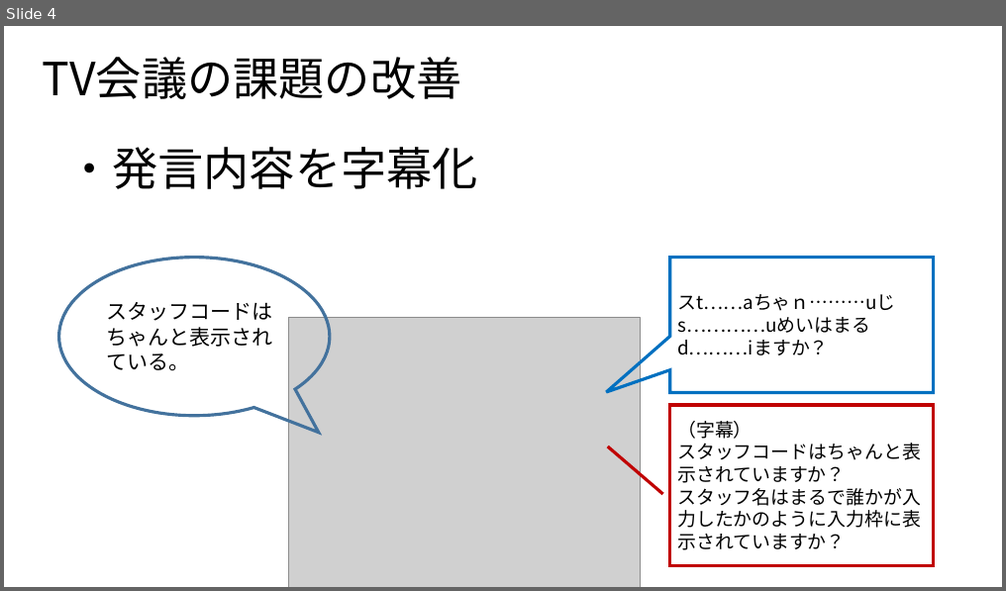
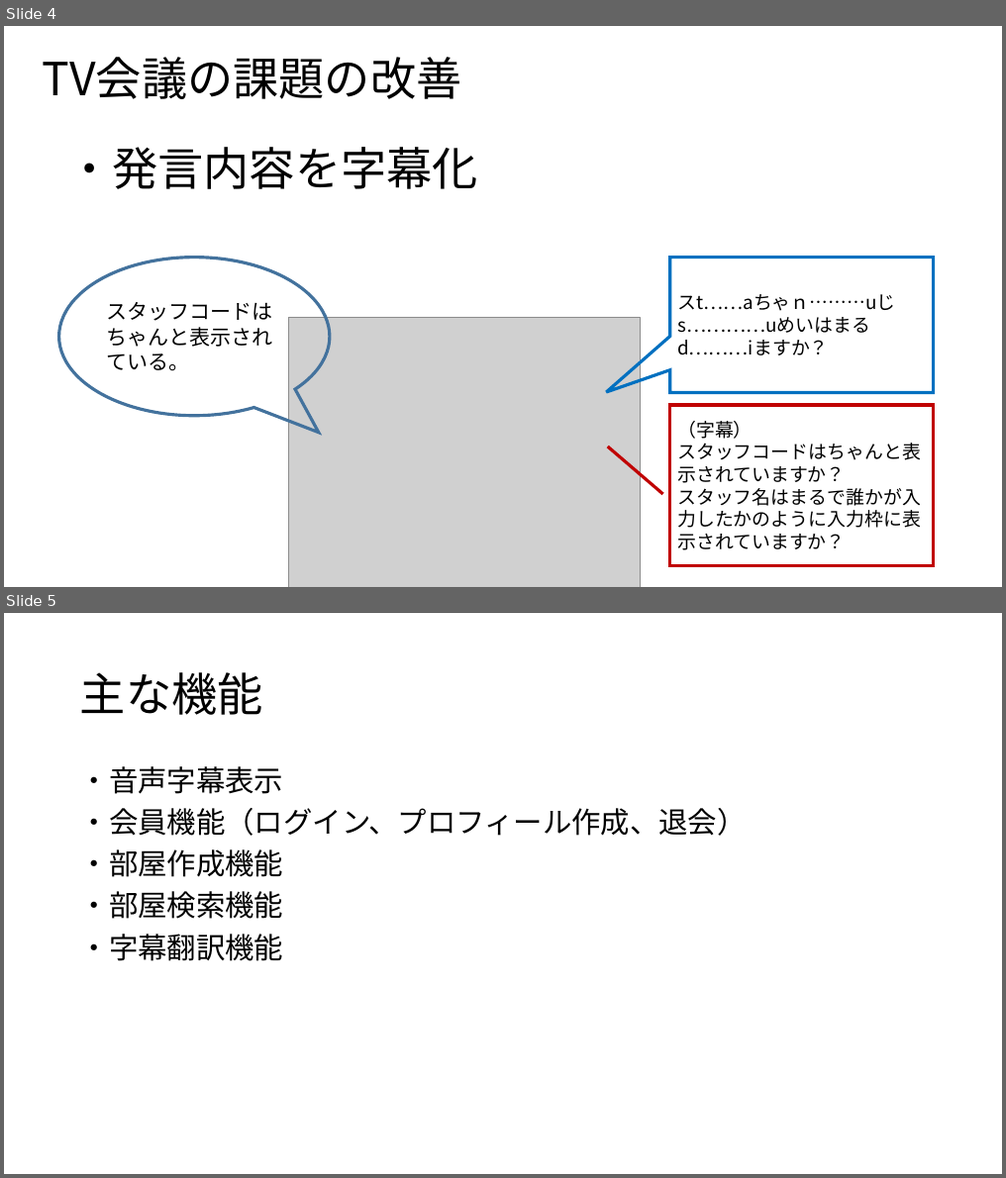
Before and after one commit to AdiosSora/subcall_cosmo, a slide deck: テレワークにおけるテレビ会議の改善.pptx. Shown one above the other, each under a label of ours: slide 4 before the commit, slides 4 and 5 after it. The pictures are 1006x591 and 1006x1178 pixels, drawn with LibreOffice and Linux fonts; fonts in the diff are those of the drawing; grey boxes stand for pictures. Boxes give left, top, right and bottom in pixels: in the first picture for what was removed or moved away, otherwise in the second. Text is boxed around its words. In the diff, an @@ line names an element or a change of style, - is before the commit and + after.

```diff
--- a/テレワークにおけるテレビ会議の改善.pptx
+++ b/テレワークにおけるテレビ会議の改善.pptx
@@ slide 5 added at bbox=[4, 613, 1002, 1174], background #FFFFFF @@
@@ title added at bbox=[80, 672, 263, 715], 44 pt, text #000000 @@
+主な機能
@@ text added at bbox=[80, 766, 746, 961], 28 pt, text #000000 @@
+・音声字幕表示
+・会員機能（ログイン、プロフィール作成、退会）
+・部屋作成機能
+・部屋検索機能
+・字幕翻訳機能
```
Also in this commit, not shown: 3 other slides added, 4 slides removed.
